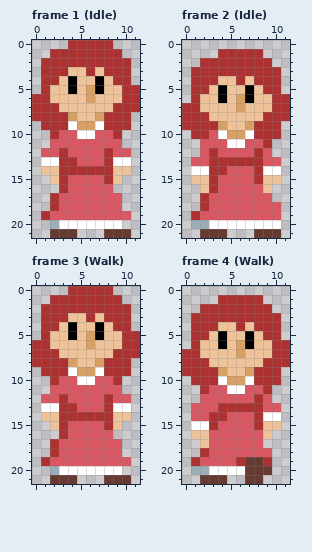
Pixel-art file -- assets/sprites/patient_1_fwd.aseprite. This is how it looked before the edit.
12x22 pixels, 6 frames. Shown: frame 1 (Idle), frame 2 (Idle), frame 3 (Walk), frame 4 (Walk). The commit also changed other frames, which this record leaves out.
Now the later version:
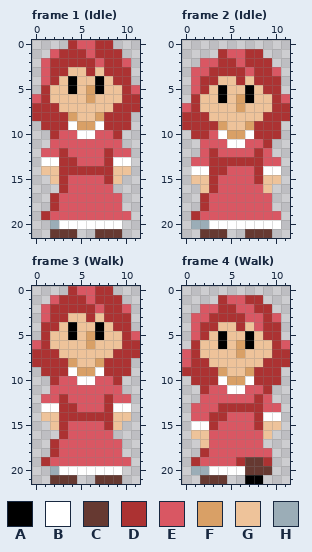
Palette (. is transparent): A #000000  B #ffffff  C #663931  D #ac3232  E #d95763  F #d9a066  G #eec39a  H #9badb7
Log entry: Add patient_1_bwd animations
What changed:
Frame 1 (Idle):
y 0: x 5..6 DD -> EE
y 1: x 2 D -> E; x 6 D -> E
y 2: x 1 D -> E; x 7 D -> E; x 10 D -> E
y 3..4: x 1 D -> E
y 5: x 11 D -> E
y 6: x 0 D -> E
y 21: x 7 . -> C; x 10 C -> .
Frame 2 (Idle):
y 1: x 5..6 DD -> EE
y 2: x 2..3 DD -> EE; x 6 D -> E
y 3: x 1..2 DD -> EE; x 7 D -> E; x 10 D -> E
y 4..5: x 1 D -> E
y 6: x 11 D -> E
y 7: x 0 D -> E
y 18: x 10 E -> .
y 21: x 7 . -> C; x 10 C -> .
Frame 3 (Walk):
y 0: x 5..6 DD -> EE
y 1: x 2 D -> E; x 6 D -> E
y 2: x 1 D -> E; x 7 D -> E; x 10 D -> E
y 3: x 1 D -> E
y 5: x 11 D -> E
y 6: x 0 D -> E
y 21: x 7 . -> C; x 10 C -> .
Frame 4 (Walk):
y 1: x 5..6 DD -> EE
y 2: x 2..3 DD -> EE; x 6..7 DD -> EE
y 3: x 1..2 DD -> EE; x 7..8 DD -> EE; x 10 D -> E
y 4: x 1 D -> E; x 8 D -> E
y 5: x 1 D -> E
y 6: x 11 D -> E
y 7..8: x 0 D -> E
y 21: x 7..8 CC -> AA
Where, in picture pixels (left, top, right, bottom), the same in both pictures:
changed: (32, 40, 140, 103)
changed: (95, 229, 131, 238)
changed: (182, 49, 290, 112)
changed: (245, 202, 281, 238)
changed: (32, 286, 140, 349)
changed: (95, 475, 131, 484)
changed: (182, 295, 290, 367)
changed: (245, 475, 263, 484)
